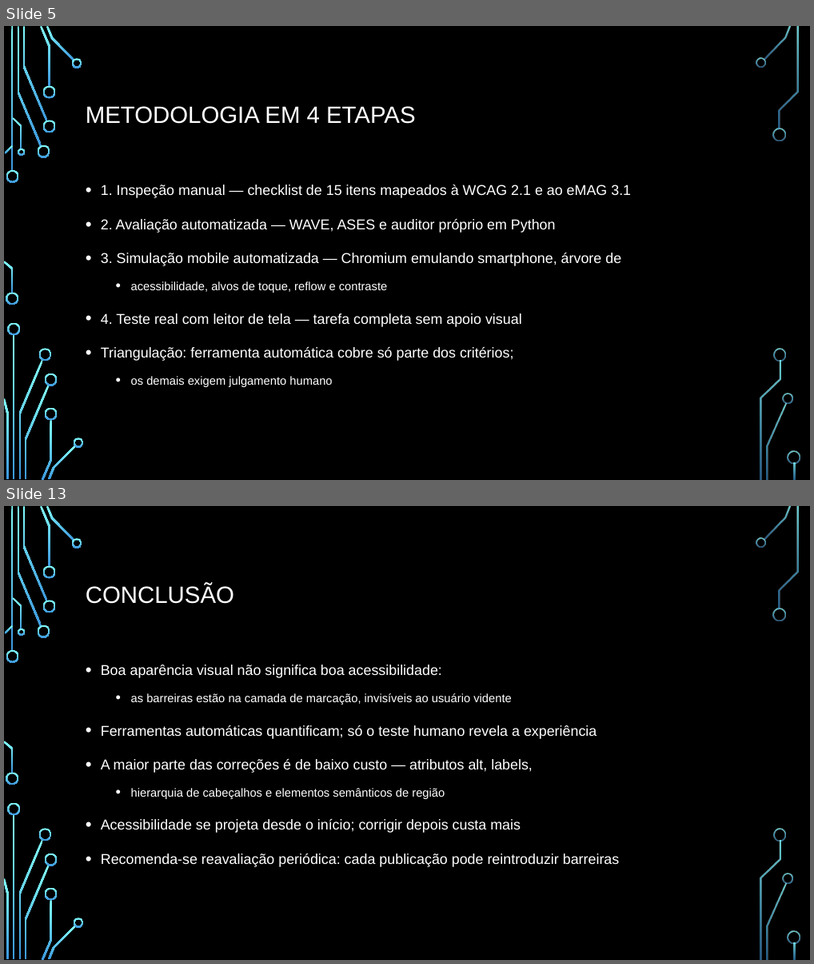
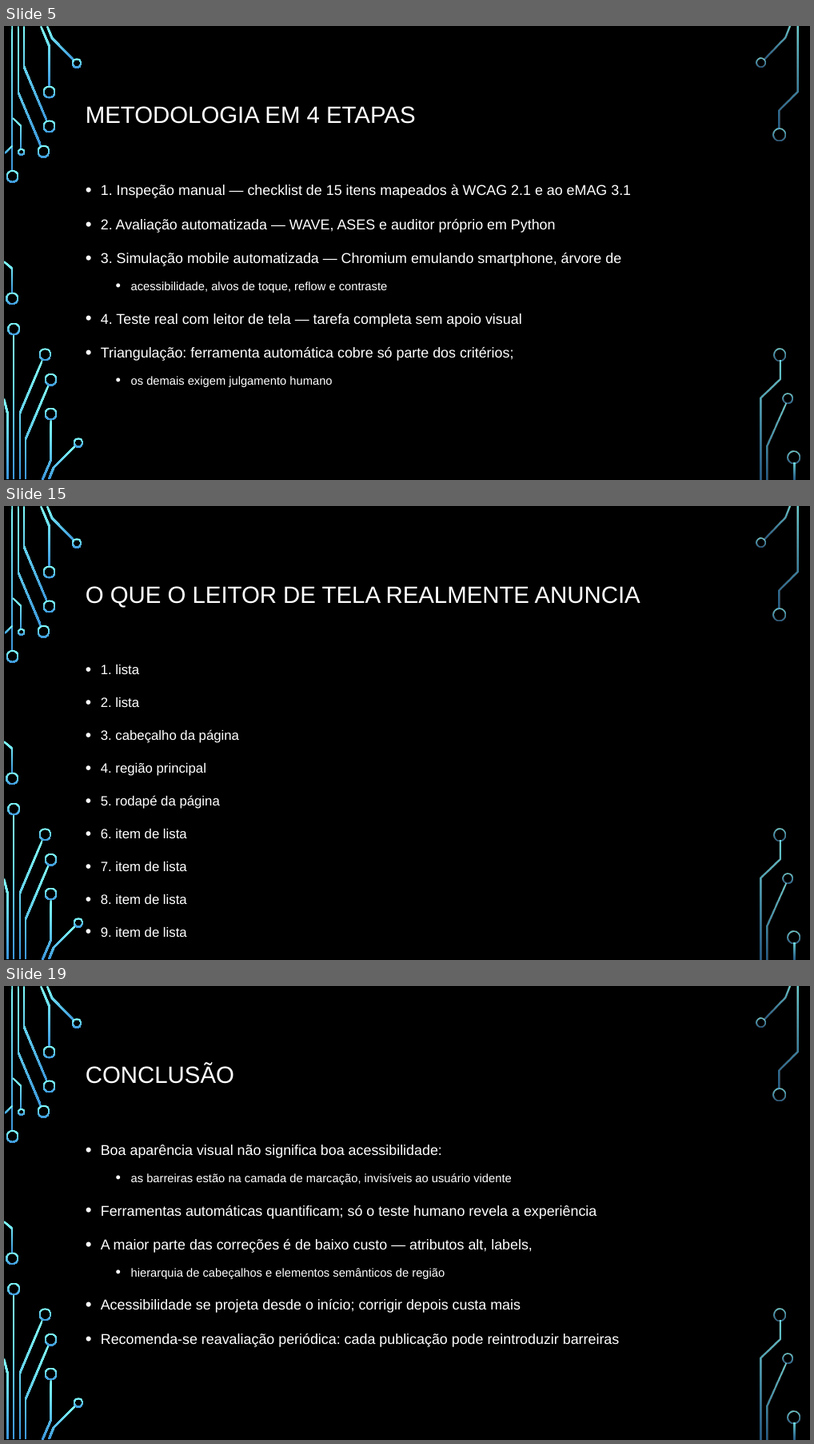
Before and after one commit to guilhermedopp/atividades, a slide deck: apresentacao/APRESENTACAO_AVALIACAO_ACESSIBILIDADE.pptx. Shown one above the other, each under a label of ours: slides 5 and 13 before the commit, slides 5, 15 and 19 after it; the slides between them are not shown. The pictures are 814x964 and 814x1444 pixels, drawn with LibreOffice and Linux fonts; fonts in the diff are those of the drawing; background and template pictures are left out. Boxes give left, top, right and bottom in pixels: in the first picture for what was removed or moved away, otherwise in the second. Text is boxed around its words. In the diff, an @@ line names an element or a change of style, - is before the commit and + after.

```diff
--- a/apresentacao/APRESENTACAO_AVALIACAO_ACESSIBILIDADE.pptx
+++ b/apresentacao/APRESENTACAO_AVALIACAO_ACESSIBILIDADE.pptx
@@ slide 15 added at (4,506,810,960), background picture (left out); not listed: 36 template elements that a slide beside it also shows @@
@@ title added at (86,586,641,608), 28 pt, text #FFFFFF @@
+O QUE O LEITOR DE TELA REALMENTE ANUNCIA
@@ text added at (101,664,239,936), 16 pt, text #FFFFFF @@
+• 1. lista
+• 2. lista
+• 3. cabeçalho da página
+• 4. região principal
+• 5. rodapé da página
+• 6. item de lista
+• 7. item de lista
+• 8. item de lista
+• 9. item de lista
@@ what was slide 13 is now slide 19 @@
```
Also in this commit, not shown: 6 slides changed, 6 other slides added, 1 slide removed, 21 other files.
